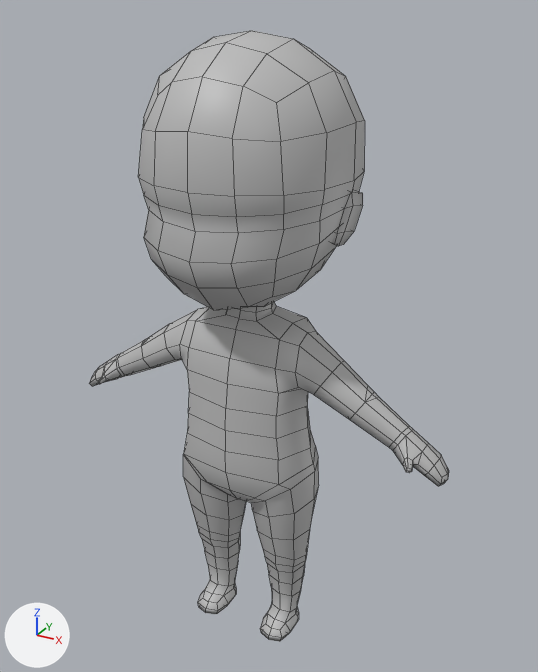
Before and after pictures for a commit that changed the FBX model Assets/Models/player/PlayerRig.fbx.
Camera for both pictures: a 50 mm lens placed at (0.0784, -0.134, 0.1469), pointed at (0.0017, 0.0054, 0.0772). The axes (+X, +Y, +Z) are drawn at lower left. The lights are the same throughout. Mesh edges are drawn as thin lines. Where no turn or scale is listed for an object, it has been applied to the vertices.

Objects in the first picture: 'Rig_Mesh'.
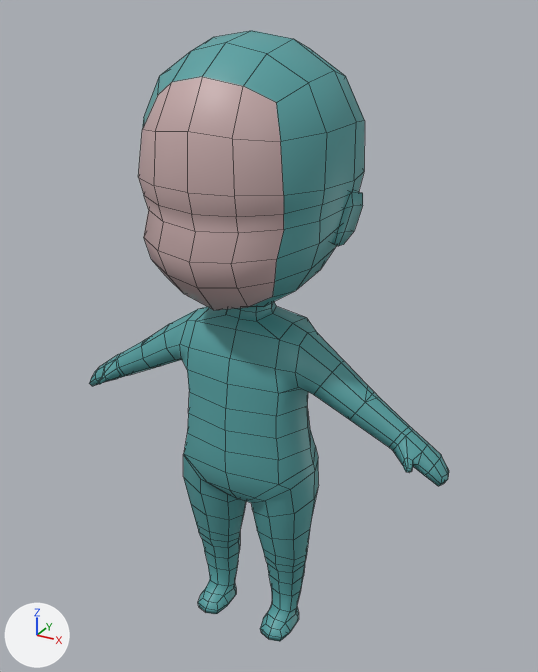
Location of each change, [x1, y1, x2, y2] in pixels of the pictures (538 x 672 px):
part 1 of me_mesh, recoloured: [138, 77, 284, 310] in both
part 2 of me_mesh, recoloured (grey to cyan): [89, 30, 449, 641] in both

The change, as a diff of the scene's bpy script:
```diff
--- a/Assets/Models/player/PlayerRig.fbx.py
+++ b/Assets/Models/player/PlayerRig.fbx.py
@@ mat_unwrapped__body_mat @@
+mat_unwrapped__body_mat = principled_material('Unwrapped__body_mat')
+mat_unwrapped__body_mat.base_color = (0.0916, 0.355, 0.362)  # cyan #55a1a2
@@ mat_unwrapped__face_mat @@
+mat_unwrapped__face_mat = principled_material('Unwrapped__face_mat')
+mat_unwrapped__face_mat.base_color = (0.563, 0.399, 0.399)  # light grey #c6a9a9
@@ me_mesh @@
 me_mesh.from_pydata(...)  # 648 vertices, 654 faces; spans x -0.0479..0.0479, y -0.0229..0.0261, z 0.0002..0.143
 # used by ob_rig_mesh; location = (0.0, 0.0, 0.0)
+# me_mesh part 1: all 28 faces centred in x -0.0125..0.0125, y -0.0212..-0.0156, z 0.0944..0.1308 switch from mat_lambert2 (grey #bcbcbc) to mat_unwrapped__face_mat (light grey #c6a9a9)
+# me_mesh part 2: all 626 faces centred in x -0.0475..0.0475, y -0.0119..0.0248, z 0.0002..0.1413 switch from mat_lambert2 (grey #bcbcbc) to mat_unwrapped__body_mat (cyan #55a1a2)
```
